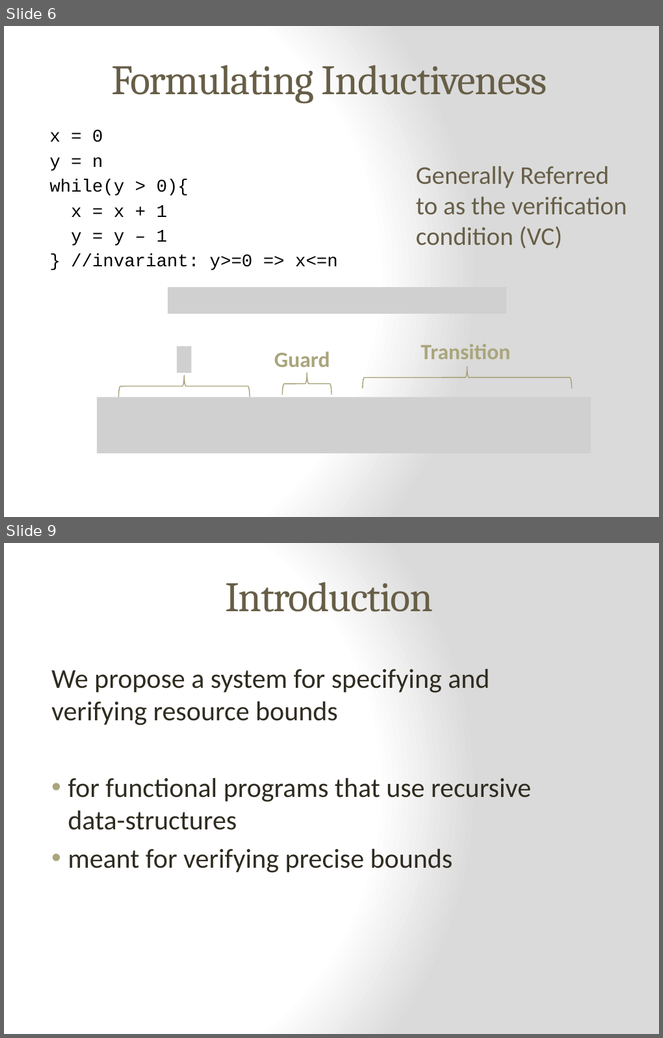
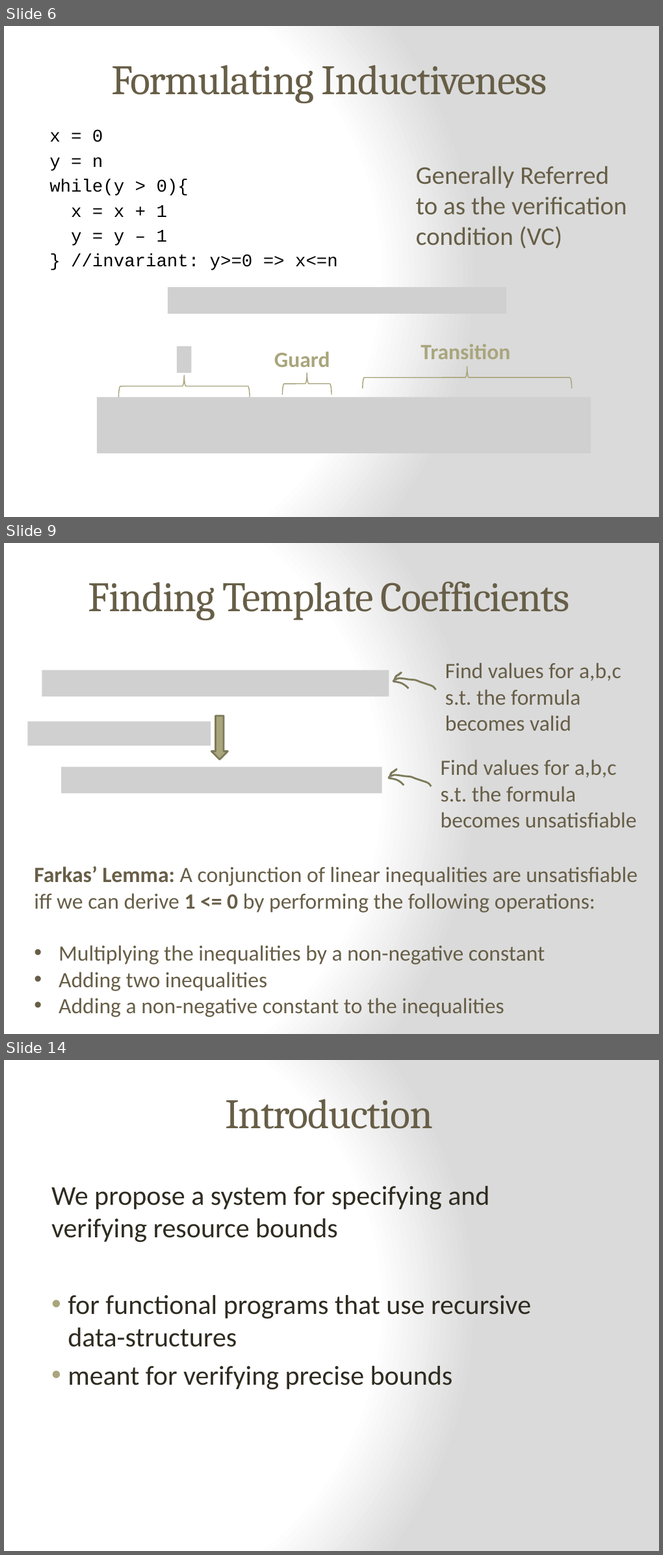
Before and after one commit to epfl-lara/leon, a slide deck: slides/Invariant&BoundInference.pptx. Shown one above the other, each under a label of ours: slides 6 and 9 before the commit, slides 6, 9 and 14 after it; the slides between them are not shown. The pictures are 663x1038 and 663x1555 pixels, drawn with LibreOffice and Linux fonts; fonts in the diff are those of the drawing; grey boxes stand for pictures. Boxes give left, top, right and bottom in pixels: in the first picture for what was removed or moved away, otherwise in the second. Text is boxed around its words. In the diff, an @@ line names an element or a change of style, - is before the commit and + after.

```diff
--- a/slides/Invariant&BoundInference.pptx
+++ b/slides/Invariant&BoundInference.pptx
@@ slide 9 added at <box>4,543,659,1034</box>, background gradient #FFFFFF to #DADADA @@
@@ title added at <box>88,581,570,620</box>, 46 pt, text #675E47 @@
+Finding Template Coefficients
@@ picture added at <box>42,670,389,696</box> @@
@@ freeform shape added at <box>393,673,436,690</box>, outline #7D7A5C 2 pt @@
@@ text added at <box>445,663,622,731</box>, 24 pt, text #675E47 @@
+Find values for a,b,c
+s.t. the formula becomes valid
@@ down arrow added at <box>212,716,228,760</box>, fill #A9A57C, outline #7D7A5C 2 pt @@
@@ picture added at <box>27,721,211,745</box> @@
@@ picture added at <box>61,767,382,793</box> @@
@@ freeform shape added at <box>389,769,431,786</box>, outline #7D7A5C 2 pt @@
@@ text added at <box>441,759,637,828</box>, 24 pt, text #675E47 @@
+Find values for a,b,c
+s.t. the formula becomes unsatisfiable
@@ text added at <box>34,866,638,1017</box>, 24 pt, text #675E47 @@
+Farkas’ Lemma: A conjunction of linear inequalities are unsatisfiable
+iff we can derive 1 <= 0 by performing the following operations:
+• Multiplying the inequalities by a non-negative constant
+• Adding two inequalities
+• Adding a non-negative constant to the inequalities
@@ what was slide 9 is now slide 14 @@
```
Also in this commit, not shown: 1 slide changed, 4 other slides added.
